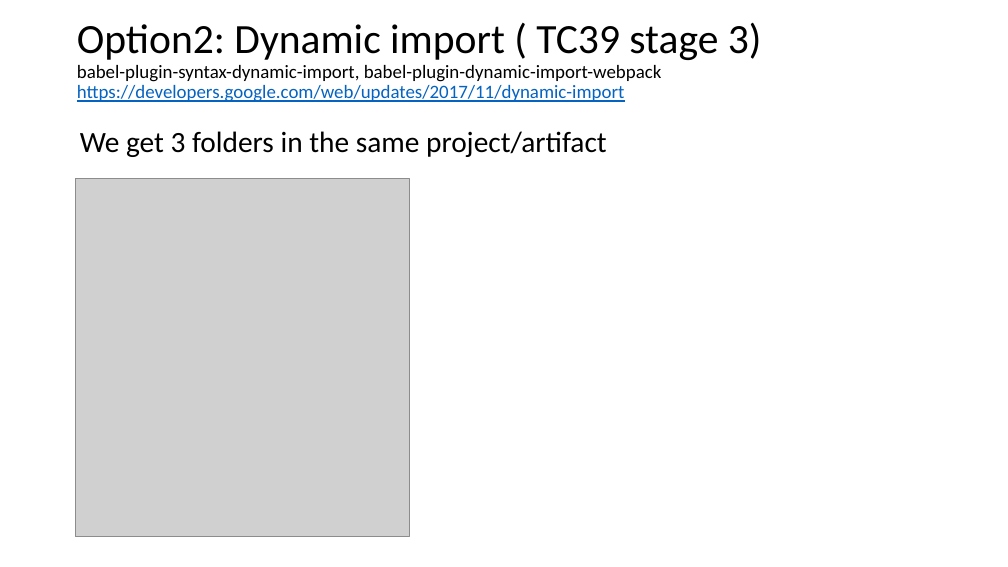
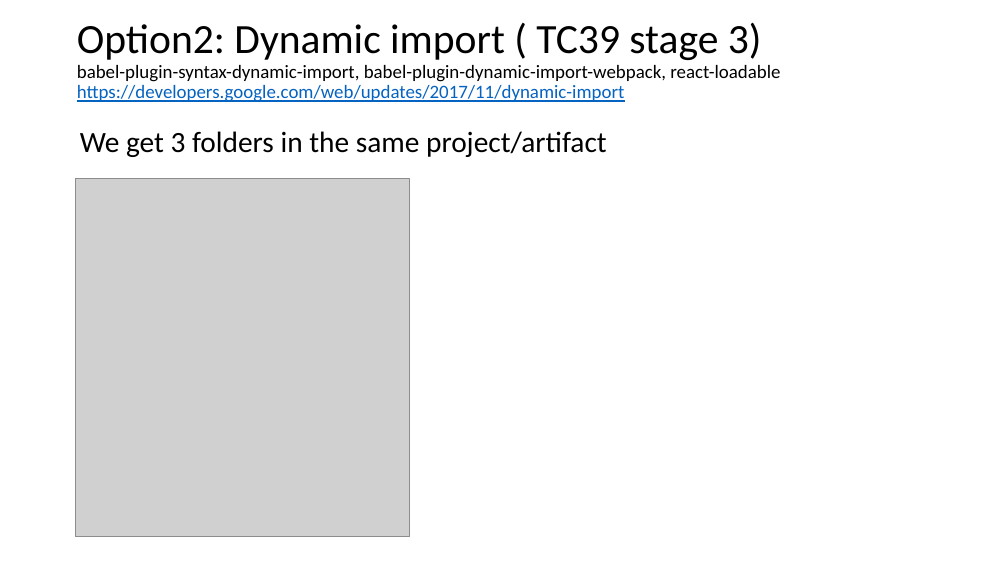
Before and after one commit to chaiyilin/featureToggling, a slide deck: slide 19 of featureToggles.pptx. Drawn at 1008x567 pixels with LibreOffice and Linux fonts; fonts in the diff are those of the drawing; grey boxes stand for pictures. Boxes give left, top, right and bottom in pixels: in the first picture for what was removed or moved away, otherwise in the second. Text is boxed around its words. In the diff, an @@ line names an element or a change of style, - is before the commit and + after.

```diff
--- a/featureToggles.pptx
+++ b/featureToggles.pptx
@@ title at <box>77,22,780,102</box>: text changed @@
-Option2: Dynamic import ( TC39 stage 3)
-babel-plugin-syntax-dynamic-import, babel-plugin-dynamic-import-webpack
-https://developers.google.com/web/updates/2017/11/dynamic-import
+Option2: Dynamic import ( TC39 stage 3)
+babel-plugin-syntax-dynamic-import, babel-plugin-dynamic-import-webpack, react-loadable
+https://developers.google.com/web/updates/2017/11/dynamic-import
```
Also in this commit, not shown: 1 other slide changed.
